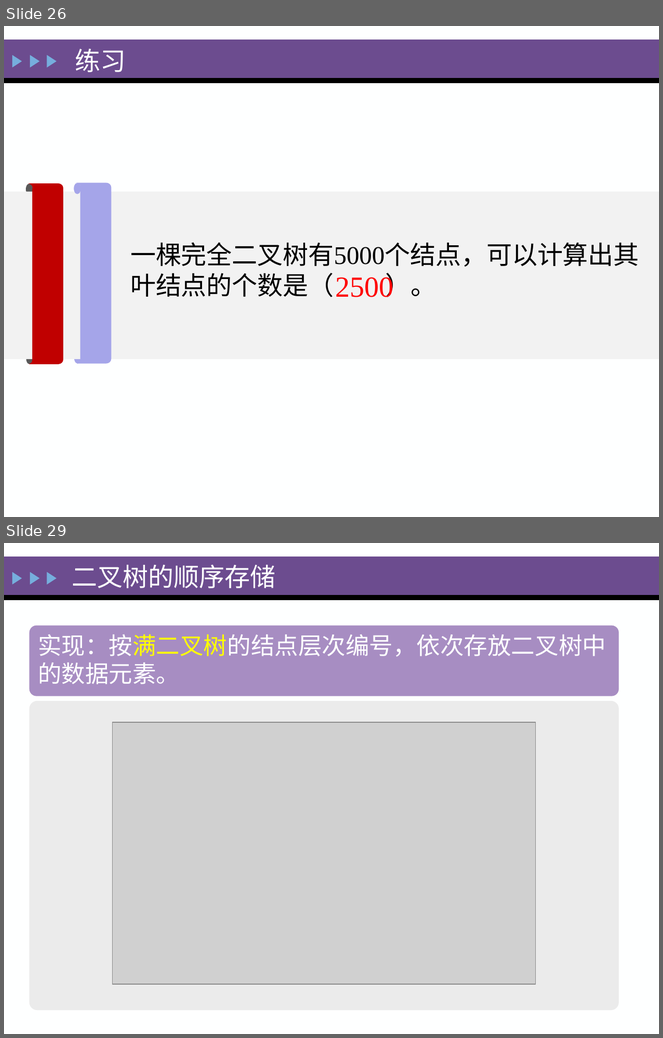
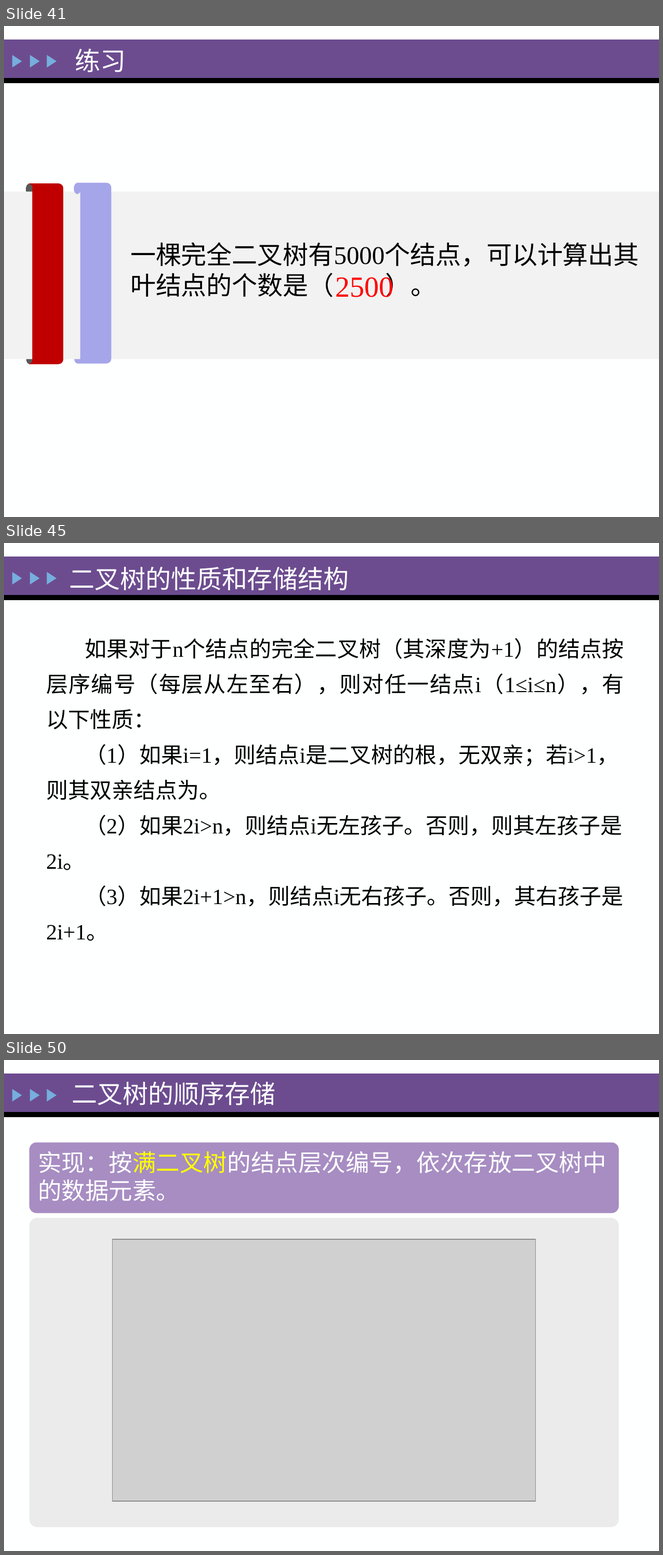
Before and after one commit to zeemeil/zeemeil.github.io, a slide deck: files/2025_1_DS/0402_DS_Tree.pptx. Shown one above the other, each under a label of ours: slides 26 and 29 before the commit, slides 41, 45 and 50 after it; the slides between them are not shown. The pictures are 663x1038 and 663x1555 pixels, drawn with LibreOffice and Linux fonts; fonts in the diff are those of the drawing; grey boxes stand for pictures. Boxes give left, top, right and bottom in pixels: in the first picture for what was removed or moved away, otherwise in the second. Text is boxed around its words. In the diff, an @@ line names an element or a change of style, - is before the commit and + after.

```diff
--- a/files/2025_1_DS/0402_DS_Tree.pptx
+++ b/files/2025_1_DS/0402_DS_Tree.pptx
@@ slide 45 added at bbox=[4, 543, 659, 1034], background #FEFFFF; not listed: 5 template elements that a slide beside it also shows @@
@@ text added at bbox=[70, 567, 349, 590], 28 pt, text #FEFFFF @@
+二叉树的性质和存储结构
@@ text added at bbox=[46, 638, 624, 941], 24 pt, text #000000 @@
+如果对于n个结点的完全二叉树（其深度为+1）的结点按层序编号（每层从左至右），则对任一结点i（1≤i≤n），有以下性质：
+（1）如果i=1，则结点i是二叉树的根，无双亲；若i>1，则其双亲结点为。
+（2）如果2i>n，则结点i无左孩子。否则，则其左孩子是2i。
+（3）如果2i+1>n，则结点i无右孩子。否则，其右孩子是2i+1。
@@ what was slide 26 is now slide 41 @@
@@ what was slide 29 is now slide 50 @@
```
Also in this commit, not shown: 2 slides changed, 37 other slides added, 7 other files.
